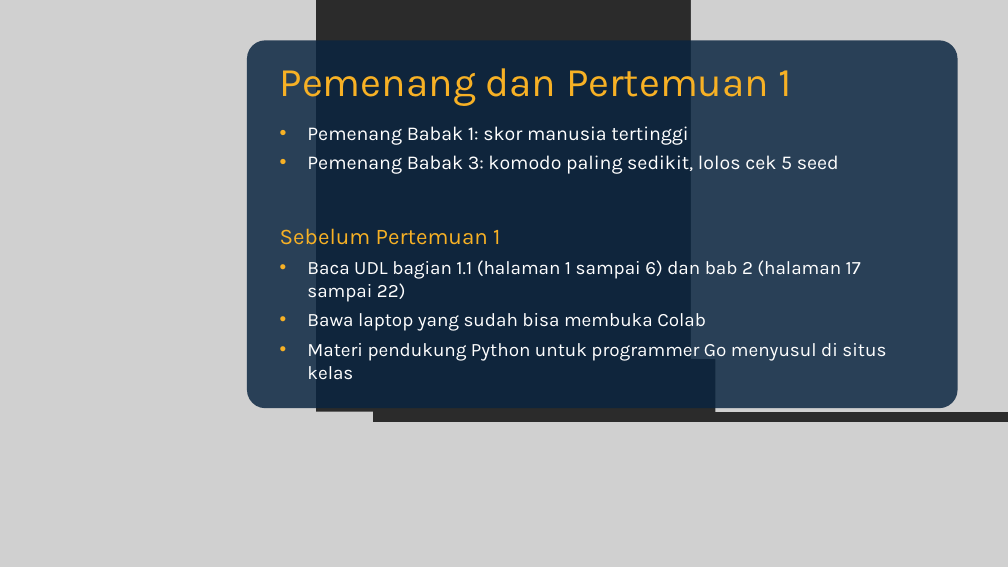
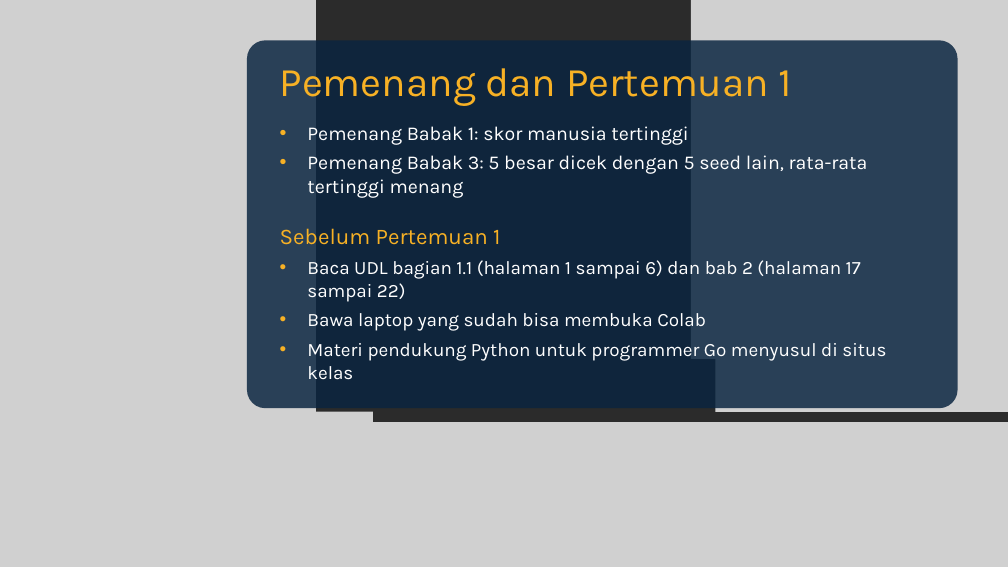
Before and after one commit to dafx7/COMPUTING-AI-ML-OPTIMIZATION, a slide deck: slide 27 of week0/slides/Pertemuan-0-Kickoff.pptx. Drawn at 1008x567 pixels with LibreOffice and Linux fonts; fonts in the diff are those of the drawing; grey boxes stand for pictures; background and template pictures are left out; a plain dark background stands for a picture behind light text. Boxes give left, top, right and bottom in pixels: in the first picture for what was removed or moved away, otherwise in the second. Text is boxed around its words. In the diff, an @@ line names an element or a change of style, - is before the commit and + after.

```diff
--- a/week0/slides/Pertemuan-0-Kickoff.pptx
+++ b/week0/slides/Pertemuan-0-Kickoff.pptx
@@ text at bbox=[307, 155, 868, 198]: text changed @@
-• Pemenang Babak 3: komodo paling sedikit, lolos cek 5 seed
+• Pemenang Babak 3: 5 besar dicek dengan 5 seed lain, rata-rata tertinggi menang
```
Also in this commit, not shown: 7 other slides changed, 10 other files.
